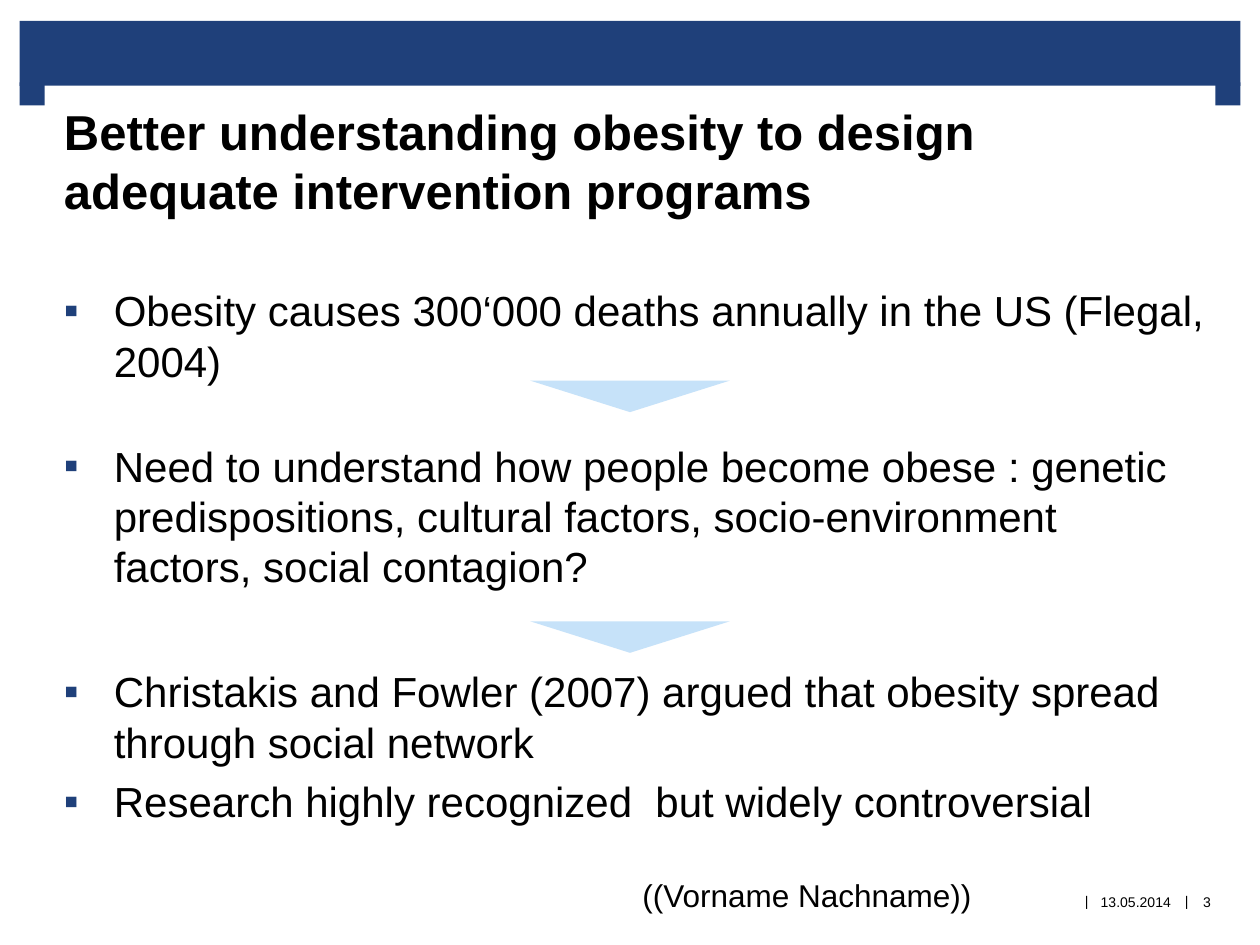
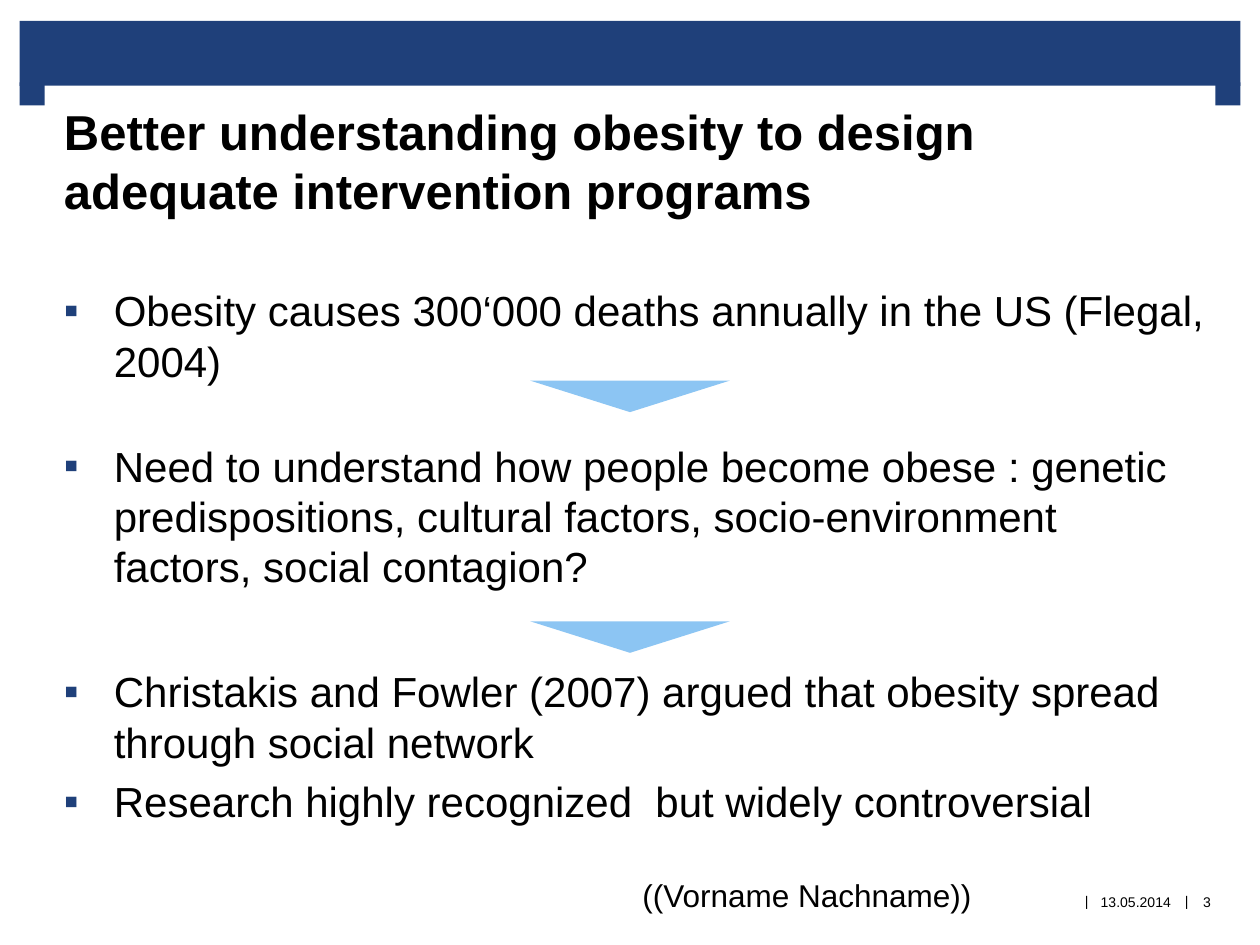
Before and after one commit to eledieu/Social-contagion-of-obesity, a slide deck: slide 3 of presentation/Social Contagion of Obesity Presentation.pptx. Drawn at 1260x945 pixels with LibreOffice and Linux fonts; fonts in the diff are those of the drawing; background and template pictures are left out. Boxes give left, top, right and bottom in pixels: in the first picture for what was removed or moved away, otherwise in the second. Text is boxed around its words. In the diff, an @@ line names an element or a change of style, - is before the commit and + after.

```diff
--- a/presentation/Social Contagion of Obesity Presentation.pptx
+++ b/presentation/Social Contagion of Obesity Presentation.pptx
@@ triangle at (x1=530, y1=381, x2=730, y2=412): fill #C6E2F9 to #8CC5F3 @@
@@ triangle at (x1=530, y1=621, x2=730, y2=653): fill #C6E2F9 to #8CC5F3 @@
```
Also in this commit, not shown: 3 other slides changed, 3 slides added.
